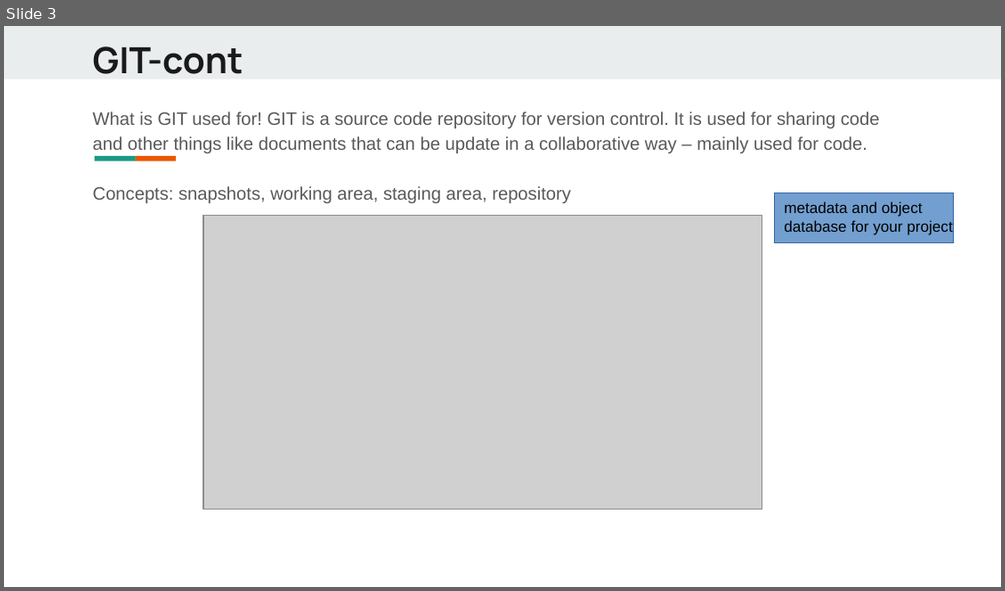
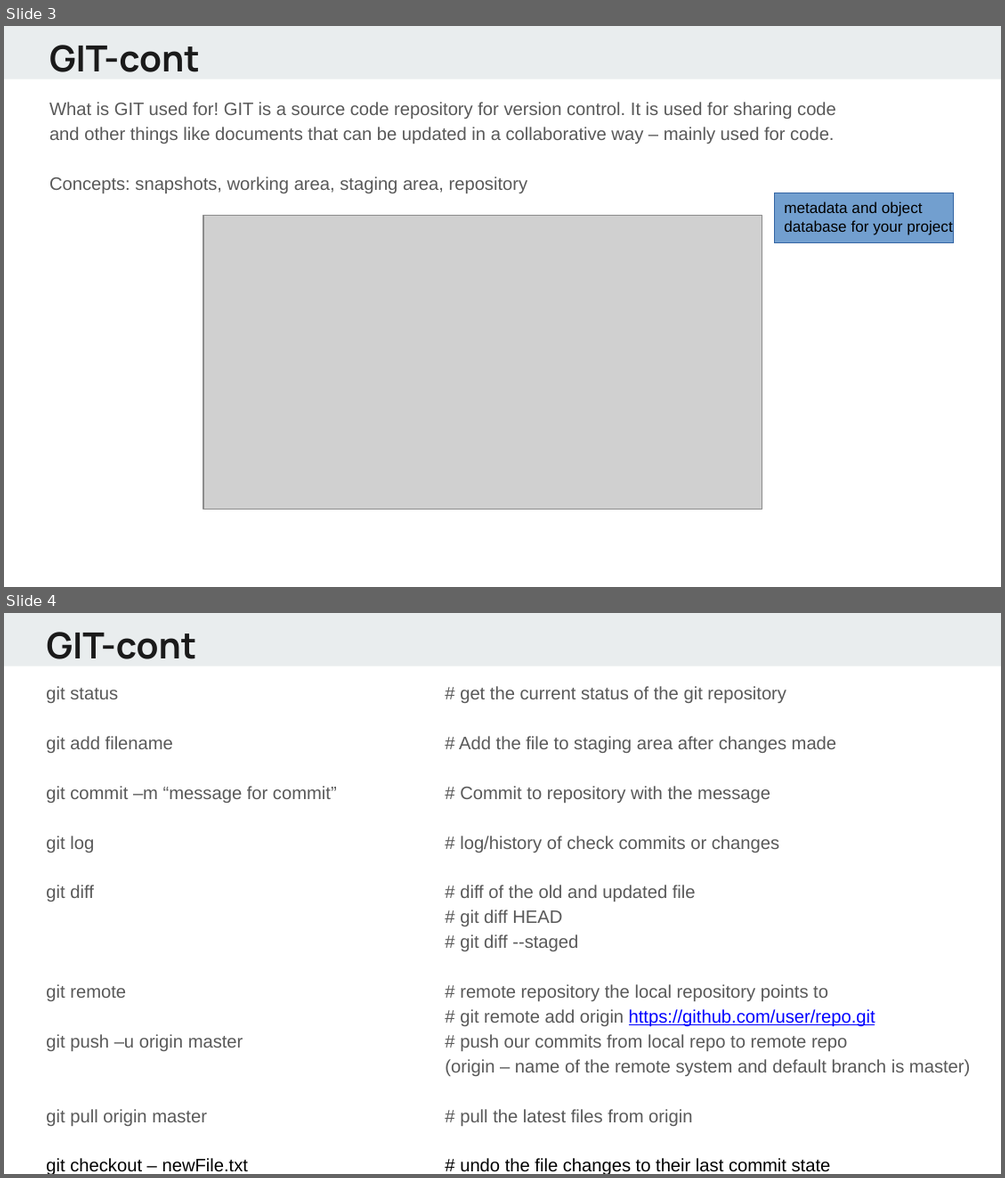
Before and after one commit to alif0/hello_world, a slide deck: lectures/Python - day1.pptx. Shown one above the other, each under a label of ours: slide 3 before the commit, slides 3 and 4 after it. The pictures are 1005x591 and 1005x1178 pixels, drawn with LibreOffice and Linux fonts; fonts in the diff are those of the drawing; grey boxes stand for pictures. Boxes give left, top, right and bottom in pixels: in the first picture for what was removed or moved away, otherwise in the second. Text is boxed around its words. In the diff, an @@ line names an element or a change of style, - is before the commit and + after.

```diff
--- a/lectures/Python - day1.pptx
+++ b/lectures/Python - day1.pptx
@@ slide 4 added at box(4, 613, 1001, 1174), background #FFFFFF; not listed: 1 template element that a slide beside it also shows @@
@@ text added at box(47, 632, 197, 659), 26 pt, text #1A1A1A, bold @@
+GIT-cont
@@ text added at box(46, 686, 905, 1174), 13 pt, text #595959 @@
+git status # get the current status of the git repository
+git add filename # Add the file to staging area after changes made
+git commit –m “message for commit” # Commit to repository with the message
+git log # log/history of check commits or changes
+git diff # diff of the old and updated file
+# git diff HEAD
+# git diff --staged
+git remote # remote repository the local repository points to
+# git remote add origin https://github.com/user/repo.git
+git push –u origin master # push our commits from local repo to remote repo
+(origin – name of the remote system and default branch is master)
+git pull origin master # pull the latest files from origin
+git checkout – newFile.txt # undo the file changes to their last commit state
@@ slide 3 changed as well @@
@@ text "GIT-cont": place and size @@
-text "GIT-cont" at box(93, 46, 243, 74)
+text "GIT-cont" at box(49, 45, 200, 72)
@@ text "What is GIT used for! ...": place and size @@
-text "What is GIT used for! ..." at box(93, 111, 880, 203)
+text "What is GIT used for! ..." at box(49, 102, 836, 193)
@@ text at box(49, 102, 836, 143): text changed @@
-What is GIT used for! GIT is a source code repository for version control. It is used for sharing code and other things like documents that can be update in a collaborative way – mainly used for code.
+What is GIT used for! GIT is a source code repository for version control. It is used for sharing code and other things like documents that can be updated in a collaborative way – mainly used for code.
@@ rectangle removed at box(95, 156, 136, 160) @@
@@ rectangle removed at box(135, 156, 176, 160) @@
```
Also in this commit, not shown: 14 other slides changed, 2 other slides added.
